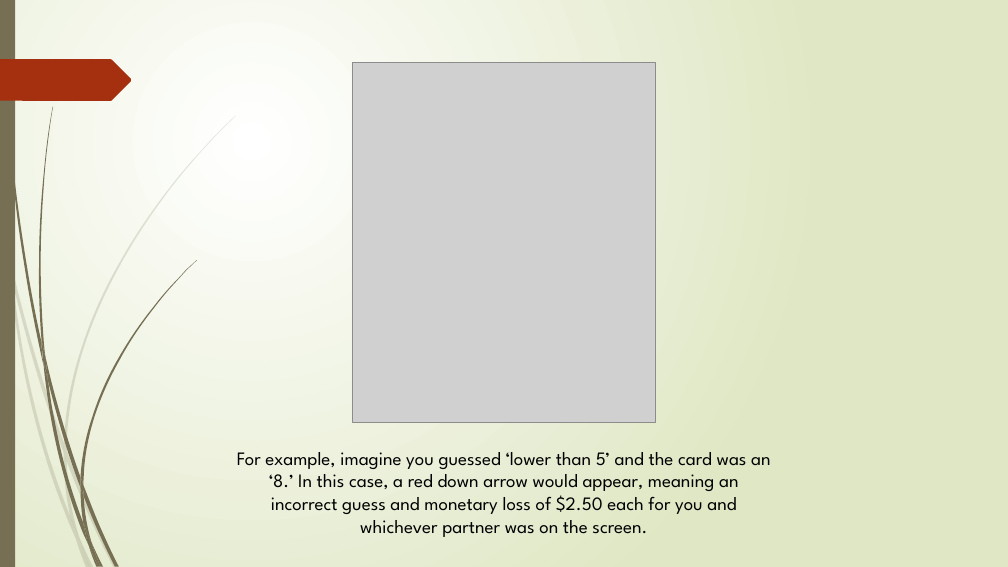
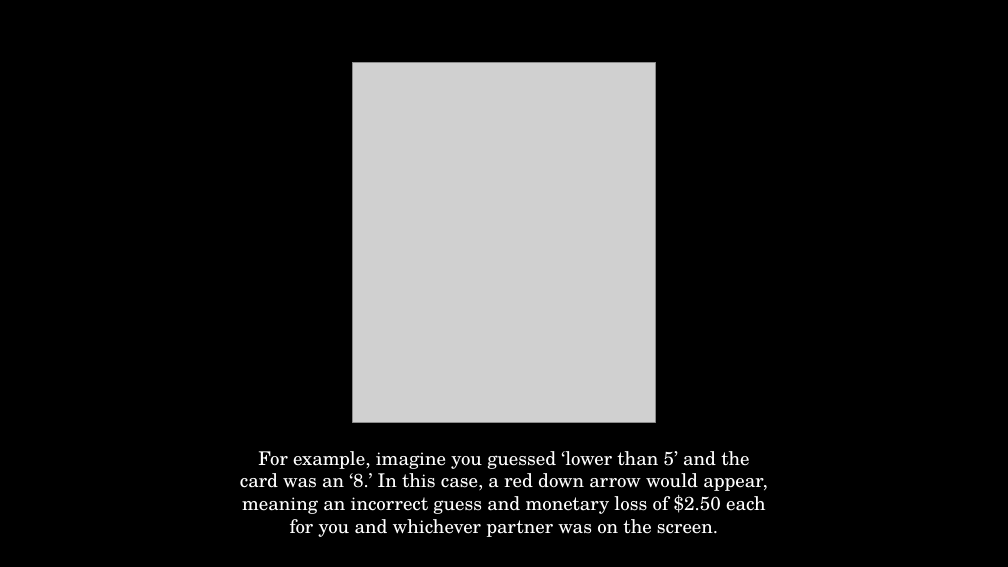
Before and after one commit to DVS-Lab/rf1-sequence-pilot, a slide deck: slide 8 of stimuli/Instructions.pptx. Drawn at 1008x567 pixels with LibreOffice and Linux fonts; fonts in the diff are those of the drawing; grey boxes stand for pictures. Boxes give left, top, right and bottom in pixels: in the first picture for what was removed or moved away, otherwise in the second. Text is boxed around its words. In the diff, an @@ line names an element or a change of style, - is before the commit and + after.

```diff
--- a/stimuli/Instructions.pptx
+++ b/stimuli/Instructions.pptx
@@ background gradient #FFFFFF to #DFE8C4 to #000000 @@
@@ rectangle removed at [0,0,15,567] @@
@@ freeform shape removed at [0,59,132,101] @@
@@ text "For example, imagine you guessed ..." at [240,451,767,537]: font League Spartan to TeX Gyre Schola, text colour #000000 to #FFFFFF @@
@@ group removed at [0,116,236,567]: 10 freeform shapes @@
@@ group removed at [2,0,197,567]: 12 freeform shapes @@
```
Also in this commit, not shown: 10 other slides changed.
